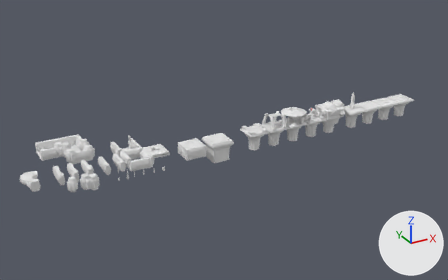
A saved change to the Blender file ToL_Testing/Assets/Models/Dungeon/Walls/walls_01.blend.
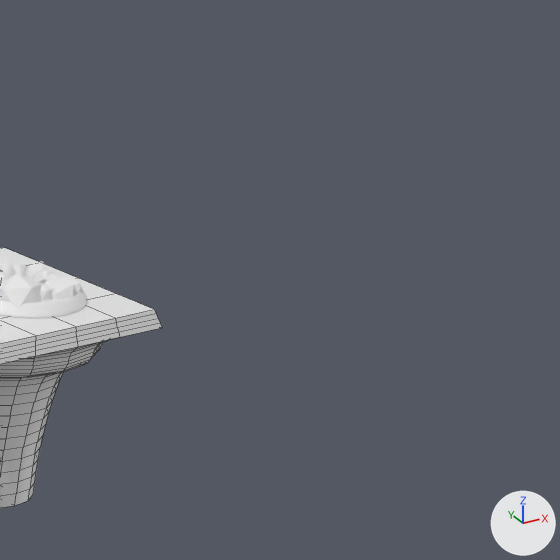
The first picture shows the older version from a 50 mm lens placed at (-117.0, -327.0, 165.0), pointed at (73.0, 18.0, -7.0). The close-ups show both versions on the part from 89% to 100% of the width and 26% to 43% of the height of that picture; other places that the commit changed are outside them. Lighting does not change. The marker at lower right points along +X, +Y and +Z. The close-ups show mesh edges as thin lines.
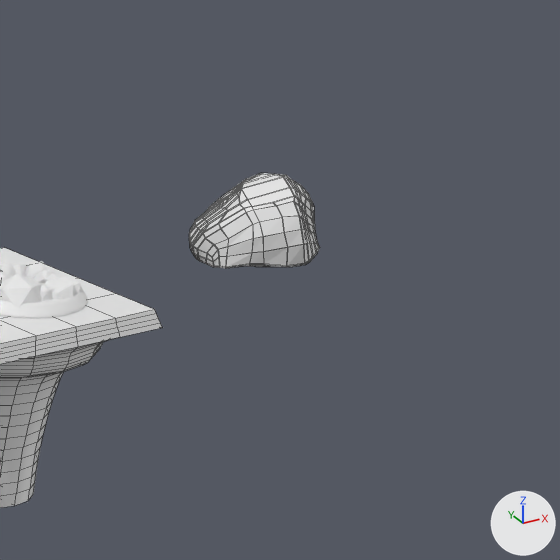
Changed parts and their boxes (x1, y1, x2, y2) in the close-ups (560 x 560 px):
'Plane.002', added
    after: (189, 173, 320, 268)

The change, as a list of edits to the scene's bpy script:
```text
Add me_plane_002:
    me_plane_002.from_pydata(...)  # 249 vertices, 247 faces; spans x -5.24..2.71, y -8.28..0.29, z -3.34..2.43
Add ob_plane_002:
    ob_plane_002 = bpy.data.objects.new('Plane.002', me_plane_002)
    ob_plane_002.location = (242.77, 6.99, 4.41)
    _m = ob_plane_002.modifiers.new('Solidify', 'SOLIDIFY')
    _m.thickness = 0.08
    _m.nonmanifold_thickness_mode = 'FIXED'
    _m.nonmanifold_merge_threshold = 0.0003
```
